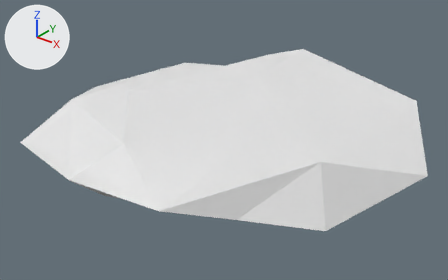
Two versions of the OBJ model Assets/Graphics/3D Models/FlatRock1.obj, one commit apart.
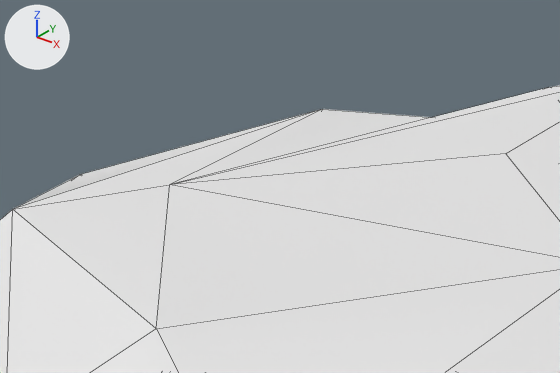
There are two pictures of each version: one whole from a 50 mm camera at (6.06, -7.66, 4.4) aimed at (0.03, -0.13, -0.27), one close up on the part from 15% to 61% of the width and 8% to 57% of the height. The lights are fixed; the arrows at upper left show +X, +Y and +Z. The close-ups show mesh edges as thin lines. Where no turn or scale is listed for an object, it has been applied to the vertices.

In view in the first close-up: 'FlatRock1'.
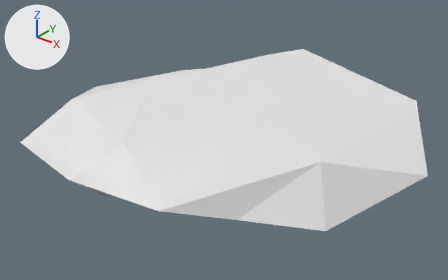
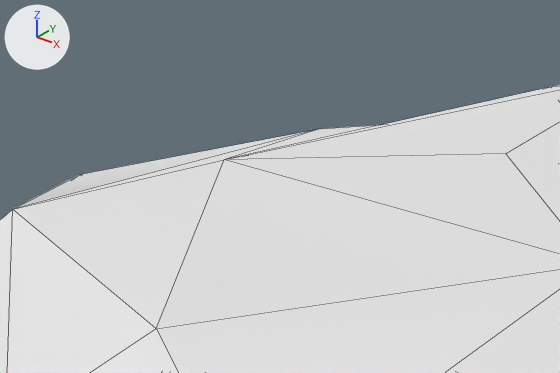
Changed parts and their boxes [x1, y1, x2, y2] in the close-ups (560 x 373 px; the box of a moved part takes in the faces that stretch with it):
part 1 of me_flatrock1, moved or reshaped: [14, 87, 560, 329] in both

What changed in the scene script:
```text
Change me_flatrock1:
    where me_flatrock1.from_pydata(...)  # 30 vertices, 56 faces; spans x -3.26..3.26, y -3.05..3.05, z -0.87..0.81
    used by ob_flatrock1; location = (0.0, 0.0, 0.0)
    me_flatrock1 part 1
    me_flatrock1.vertices[1].co: (-2.95, 2.19, -0.12) -> (-2.65, 1.83, -0.13)  # pixel (322, 109) -> pixel (320, 128)
    me_flatrock1.vertices[23].co: (-1.53, -0.81, 0.47) -> (-1.63, -0.23, 0.44)  # pixel (169, 184) -> pixel (224, 159)
```
